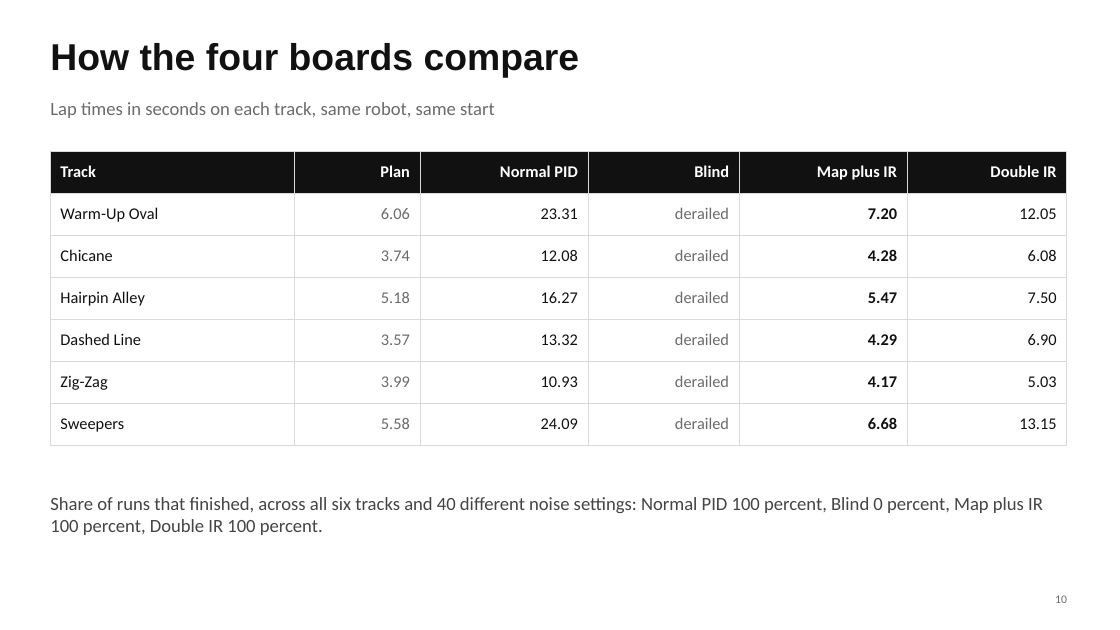
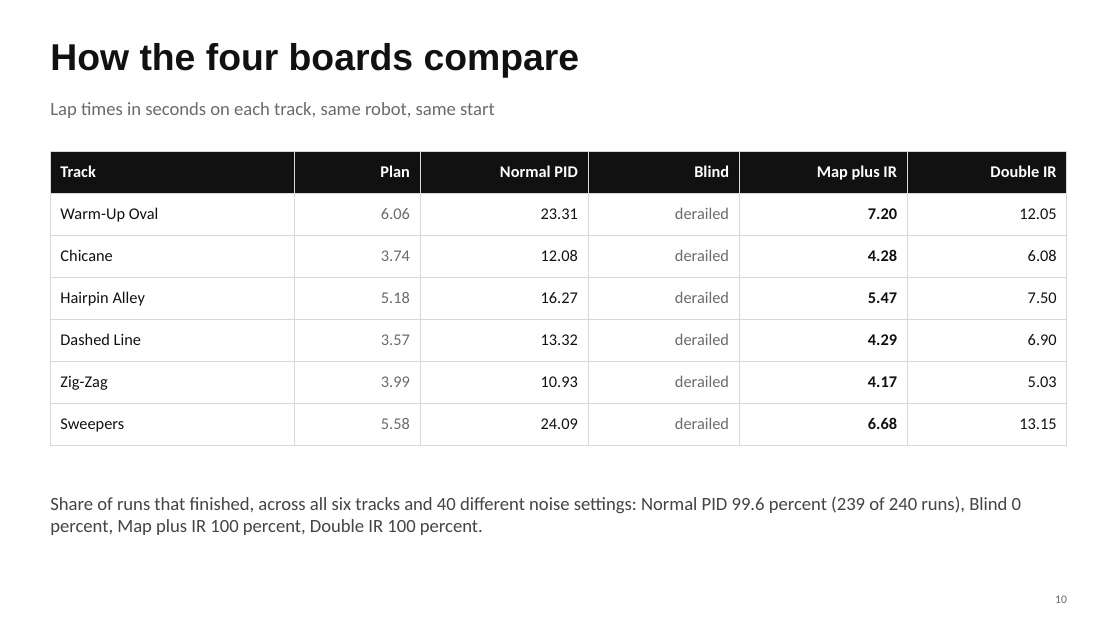
Before and after one commit to Shashanksaraswat123939/mysim, a slide deck: slide 10 of deck/line_follower_blueprint.pptx. Drawn at 1120x630 pixels with LibreOffice and Linux fonts; fonts in the diff are those of the drawing. Boxes give left, top, right and bottom in pixels: in the first picture for what was removed or moved away, otherwise in the second. Text is boxed around its words. In the diff, an @@ line names an element or a change of style, - is before the commit and + after.

```diff
--- a/deck/line_follower_blueprint.pptx
+++ b/deck/line_follower_blueprint.pptx
@@ text at [50, 496, 1021, 535]: text changed @@
-Share of runs that finished, across all six tracks and 40 different noise settings: Normal PID 100 percent, Blind 0 percent, Map plus IR 100 percent, Double IR 100 percent.
+Share of runs that finished, across all six tracks and 40 different noise settings: Normal PID 99.6 percent (239 of 240 runs), Blind 0 percent, Map plus IR 100 percent, Double IR 100 percent.
```
Also in this commit, not shown: 3 other slides changed, 35 other files.
